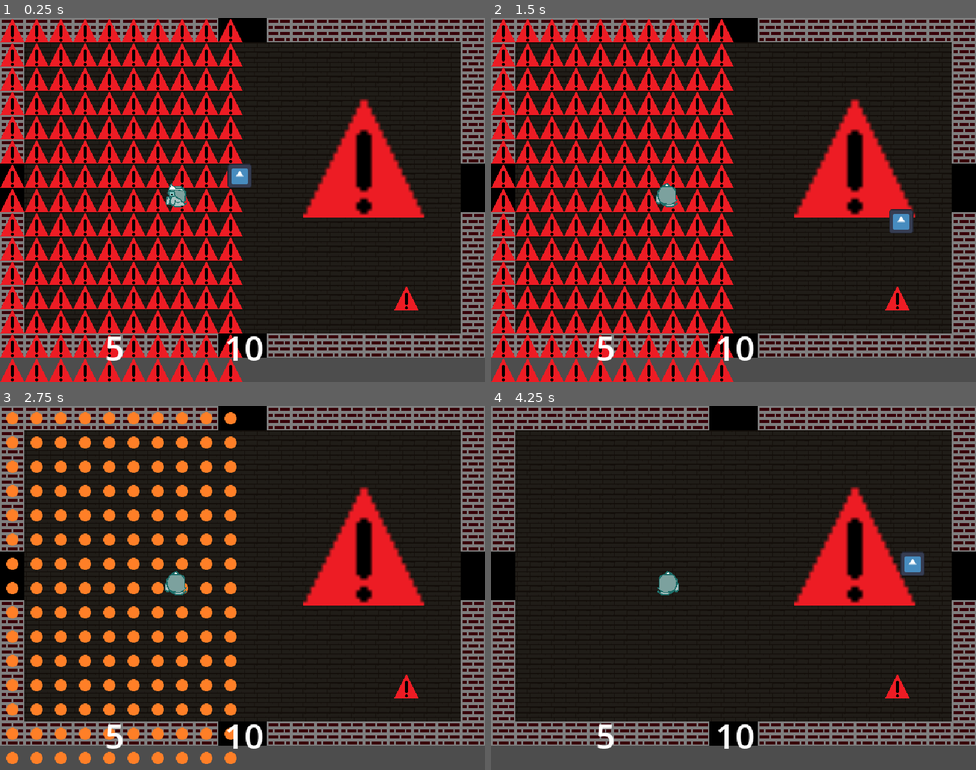
Above: before the commit, frames 1-4 (two rows, left to right).
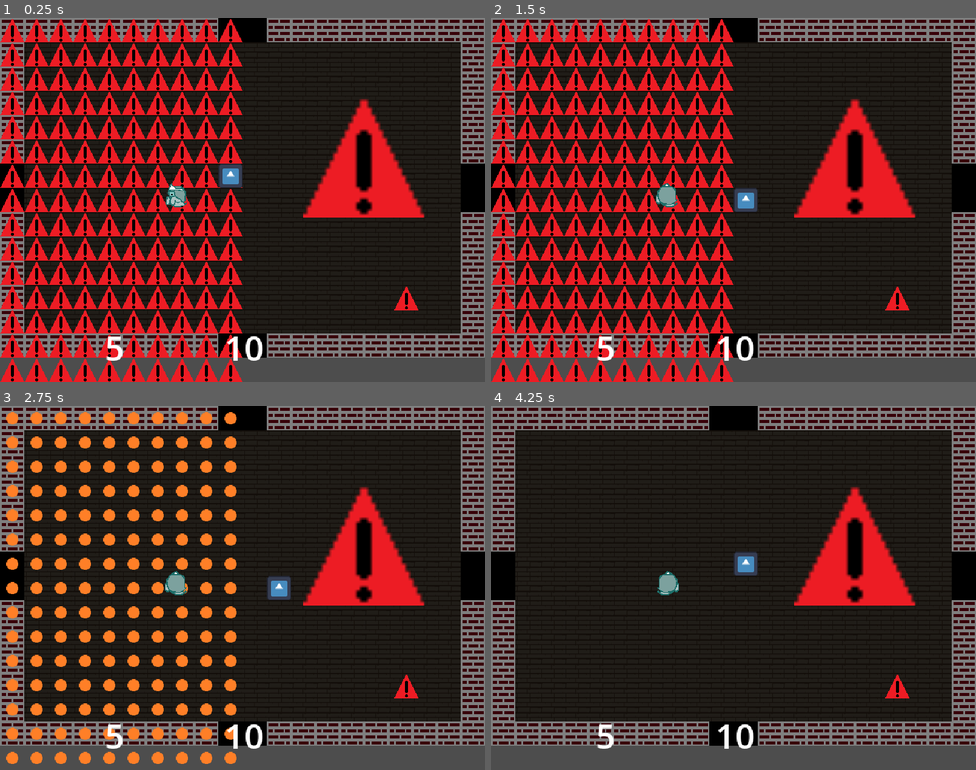
Above: after the commit, the same moments.

Repository: wispykey/UBCGD-Team-14
Game: Godot game, scene res://Prototyping/Example/ExampleLevelTwo.tscn
Same seed, same stepped clock (60 frames per second), same inputs: the game is played once before the commit and once after it. This scene is started directly instead of the project's main scene. The engine's default icon, where the game draws it, is replaced by a stand-in: a white triangle on a blue panel in a dark square. Sound files missing from this copy of the repository are replaced by a short silence.
Inputs:
- Up to frame 1 (0.25 s): no input
- Up to frame 2 (1.5 s): tap Enter (ui_accept) at 0.5, 1.35 s; hold D (move_right) 0.53-1.28 s; hold Enter (ui_accept) 0.53-1.28 s; hold S (move_down) from 1.28 s (still down)
- Up to frame 3 (2.75 s): tap Enter (ui_accept) at 1.52, 1.82 s; release S (move_down) at 2.03 s; hold D (move_right) from 2.03 s (still down); hold Enter (ui_accept) from 2.03 s (still down)
- Up to frame 4 (4.25 s): release D (move_right) at 2.78 s; release Enter (ui_accept) at 2.78 s; hold W (move_up) 2.78-3.53 s; tap Enter (ui_accept) at 2.85, 3.02, 3.32 s; hold A (move_left) from 3.53 s (still down); hold Enter (ui_accept) from 3.53 s (still down)

The runs differ from the first frame. In frame 1, 0.3% of the frame differs, in the area x 45-52%, y 40-47%; in frame 2, 0.7%, in the area x 50-88%, y 46-60%; in frame 3, 0.3%; in frame 4, 0.7%.

Commit message:
Implemented Grid-based movement,  Double tap in player.gd and Light up tiles in tile_manager.gd

Diff:
--- a/Player/player.gd
+++ b/Player/player.gd
@@ -4,30 +4,95 @@
 Player movement-related functionality should exist here.
 """
 
+@onready var walls = get_node("../TileManager/Walls")
+
 # TODO: Signal to tell the TileManager which tile(s) to light up
+signal light_up_tile(cell_pos: Vector2)
 
-const SPEED = 300.0
-const JUMP_VELOCITY = -400.0
+# DONE: Grid-based movement, double tap function (customize in _on_double_tap), light up tiles
+const TILE_SIZE: int = 32
+const PLAYER_SIZE: int = 32
+const WIDTH: int = 640
+const HEIGHT: int = 448
 
-# TODO: Implement grid-based movement (and delete 'normal' movement)
+var directions = { # Directions the player can go in, and if double tapped
+		"move_right": {"dir": Vector2(1, 0), "dbl": false, "timer": Timer},
+		"move_left": {"dir": Vector2(-1, 0), "dbl": false, "timer": Timer},
+		"move_up": {"dir": Vector2(0, -1), "dbl": false, "timer": Timer},
+		"move_down": {"dir": Vector2(0, 1), "dbl": false, "timer": Timer},
+}
+var last_key = null
+var last_tap_time = 0
+var double_tap_window = 0.25
+var can_light_up = false
 
-# TODO: Emit a signal to light up tiles
-
-# TODO: Implement double-tap dash
 
 func _physics_process(delta: float) -> void:
 	# Get the input direction and handle the movement/deceleration.
 	# As good practice, you should replace UI actions with custom gameplay actions.
-	var x_movement := Input.get_axis("move_left","move_right")
-	if x_movement:
-		velocity.x = x_movement * SPEED
+
+	# Toggle lighting up tiles
+	if Input.is_action_just_pressed("ui_accept"):
+		if can_light_up:
+			can_light_up = false
+			print("Not lighting up tiles")
+		else:
+			can_light_up = true
+			print("Lighting up tiles")
+
+	handle_movement(delta)
+	align_position_to_grid()
+
+# Aligns player position to the grid
+func align_position_to_grid() -> void:
+	var half_size = floor(TILE_SIZE / 2)
+	position.x = floor((position.x - half_size) / TILE_SIZE) * TILE_SIZE + half_size
+	position.y = floor((position.y - half_size) / TILE_SIZE) * TILE_SIZE + half_size
+
+
+# Handles player grid-based movement and input
+func handle_movement(_delta) -> void:
+	for action in directions:
+		if Input.is_action_just_pressed(action):
+			# Either double tap action or move one tile
+			if not _detect_double_tap(action):
+				_move_one_cell(directions[action].dir)
+
+# Detect if the player double tapped, an call a double tap func
+func _detect_double_tap(action) -> bool:
+	var current_time = Time.get_ticks_msec() / 1000.0
+
+	if last_key == action and (current_time - last_tap_time) <= double_tap_window:
+		# double tap detected
+		_on_double_tap(action)
+		last_key = null # reset to prevent further detection
+		return true
 	else:
-		velocity.x = move_toward(velocity.x, 0, SPEED)
+		last_key = action
+		last_tap_time = current_time
+		return false
 
-	var y_movement := Input.get_axis("move_up","move_down")
-	if y_movement:
-		velocity.y = y_movement * SPEED
-	else:
-		velocity.y = move_toward(velocity.x, 0, SPEED)
+# Dash/Slide on double key press for a given direction
+func _on_double_tap(action):
+	# Dash two tiles
+	for I in range(0,2):
+		_move_one_cell(directions[action].dir)
 
-	move_and_slide()
+
+	# Slide as long as there is a next tile:
+	#while can_move(directions[action].dir):
+		#position = position + directions[action].dir * TILE_SIZE
+
+# Check if next cell in a given direction is part of Walls
+# Moves one cell in that direction and lights up the previous tile
+func _move_one_cell(direction: Vector2):
+	var next_cell = Vector2i(floor(position.x / TILE_SIZE), floor(position.y / TILE_SIZE)) + Vector2i(direction)
+	if not walls.get_used_cells().has(next_cell):
+		_light_up_tile()
+		position += direction * TILE_SIZE
+
+# Lights up a tile on Floor at current position
+func _light_up_tile():
+	var cell_pos = Vector2(position.x / TILE_SIZE, position.y / TILE_SIZE)
+	if can_light_up:
+		light_up_tile.emit(cell_pos)
--- a/TileManager/tile_manager.gd
+++ b/TileManager/tile_manager.gd
@@ -12,6 +12,11 @@
 # A single Player should always exist
 @onready var player = %Player
 
+
+const BLUE_TILE = Vector2i(0,0) # Can change this
+# IDEA: In the _light_up_tile function, we could increment a number that represents
+#       the tile alternative on the tile set so it could be changing color or brightness
+
 # Called when the node enters the scene tree for the first time.
 func _ready() -> void:
 	# Connect to signals that may request tile-specific functionality
@@ -24,3 +29,7 @@
 	pass
 
 # TODO: Implement light-up tiles
+
+
+func _on_player_light_up_tile(cell_pos: Vector2) -> void:
+	floor.set_cell(cell_pos, 2, BLUE_TILE, 0)
